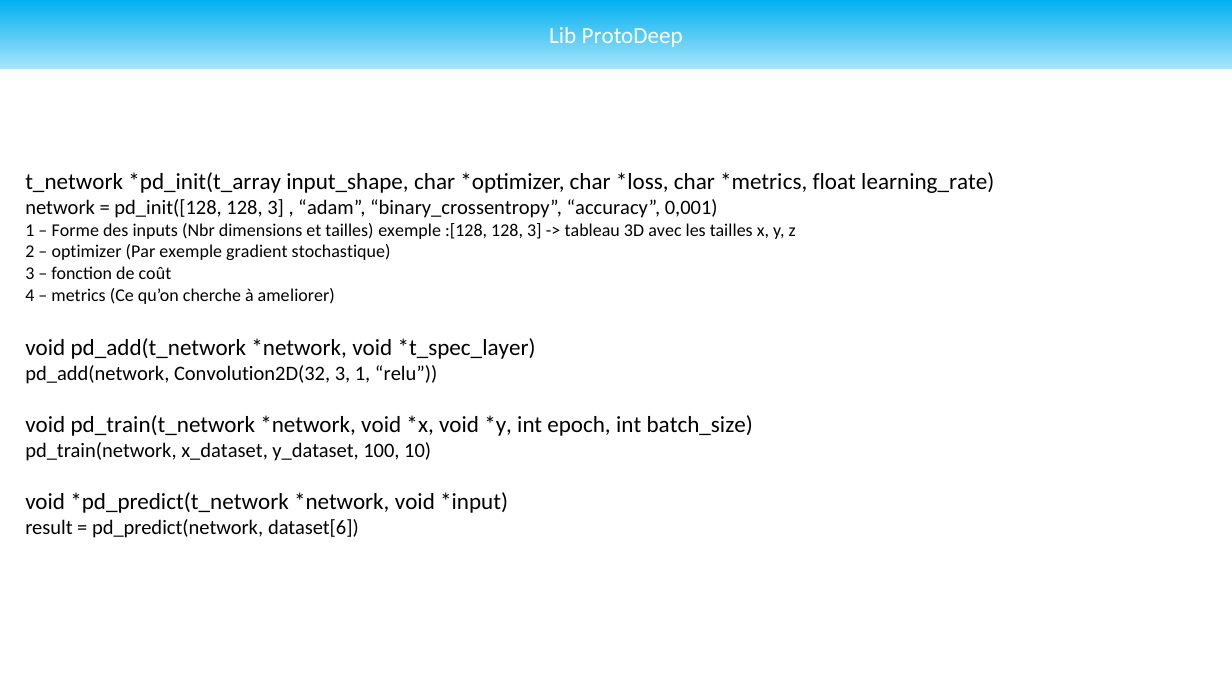
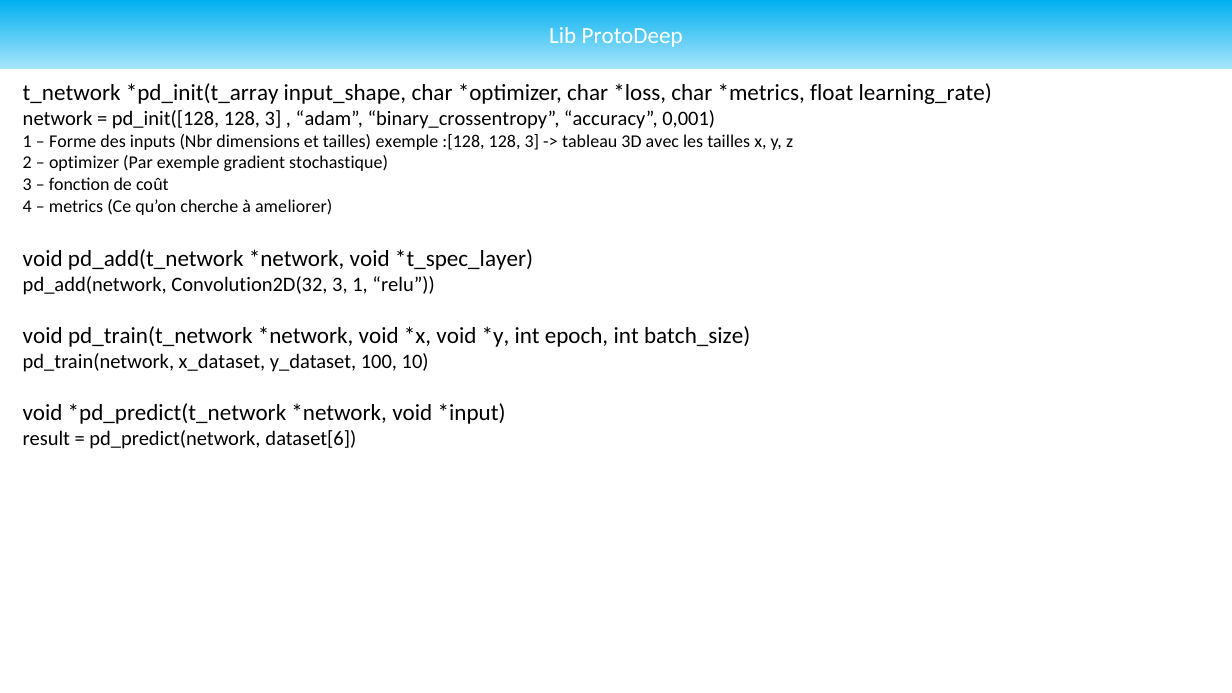
Before and after one commit to Undefined-Team/ProtoDeep-old, a slide deck: slide 5 of Docs/Draft/Draft_Struct.pptx (slide 4 before the commit). Drawn at 1232x693 pixels with LibreOffice and Linux fonts; fonts in the diff are those of the drawing. Boxes give left, top, right and bottom in pixels: in the first picture for what was removed or moved away, otherwise in the second. Text is boxed around its words. In the diff, an @@ line names an element or a change of style, - is before the commit and + after.

```diff
--- a/Docs/Draft/Draft_Struct.pptx
+++ b/Docs/Draft/Draft_Struct.pptx
@@ text "t_network *pd_init(t_array input_shape, char *optimizer, ...": place and size @@
-text "t_network *pd_init(t_array input_shape, char *optimizer, ..." at (25,172,994,538)
+text "t_network *pd_init(t_array input_shape, char *optimizer, ..." at (23,83,992,449)
```
Also in this commit, not shown: 2 other slides changed, 1 slide added, 5 other files.
